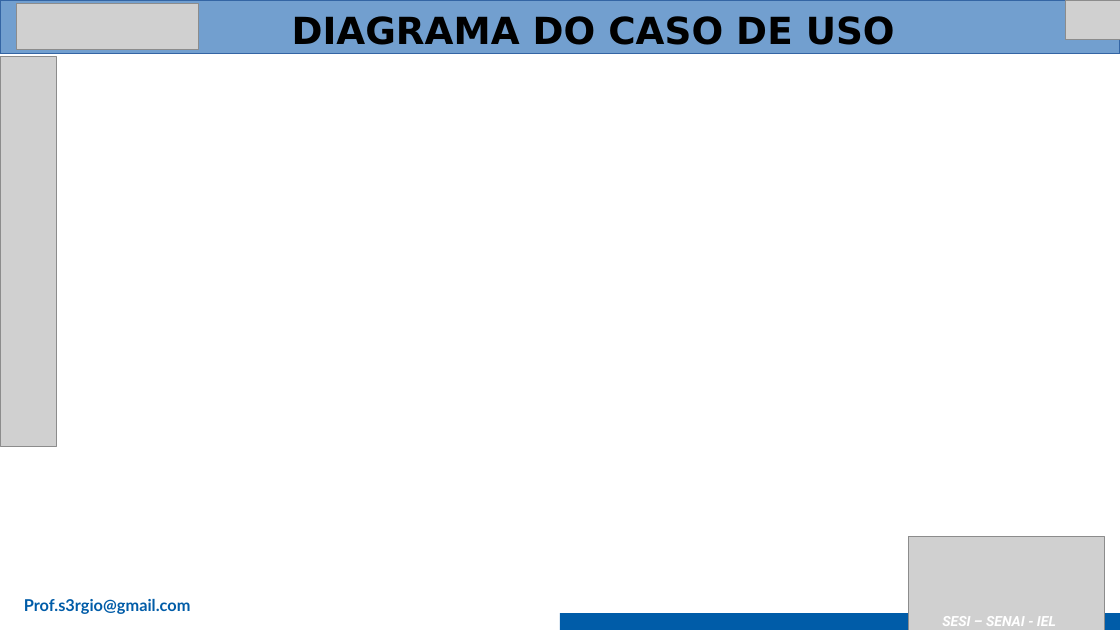
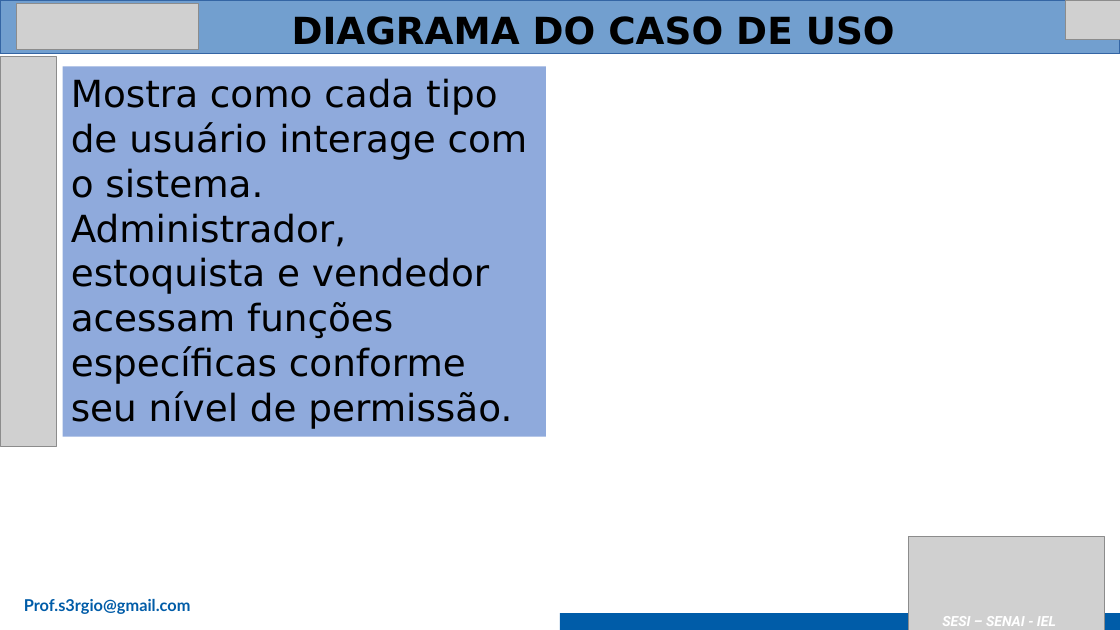
Before and after one commit to Caioairesd/Projeto-Senai-Atlas, a slide deck: slide 6 of apresentação/2025_Modelo Apresentação Senai - SA.pptx (slide 7 before the commit). Drawn at 1120x630 pixels with LibreOffice and Linux fonts; fonts in the diff are those of the drawing; grey boxes stand for pictures. Boxes give left, top, right and bottom in pixels: in the first picture for what was removed or moved away, otherwise in the second. Text is boxed around its words. In the diff, an @@ line names an element or a change of style, - is before the commit and + after.

```diff
--- a/apresentação/2025_Modelo Apresentação Senai - SA.pptx
+++ b/apresentação/2025_Modelo Apresentação Senai - SA.pptx
@@ rectangle added at [62,66,545,437], fill #8FAADC, 32 pt, text #000000 @@
+Mostra como cada tipo de usuário interage com o sistema. Administrador, estoquista e vendedor acessam funções específicas conforme seu nível de permissão.
```
Also in this commit, not shown: 3 other slides changed, 2 slides removed, 1 other file.
